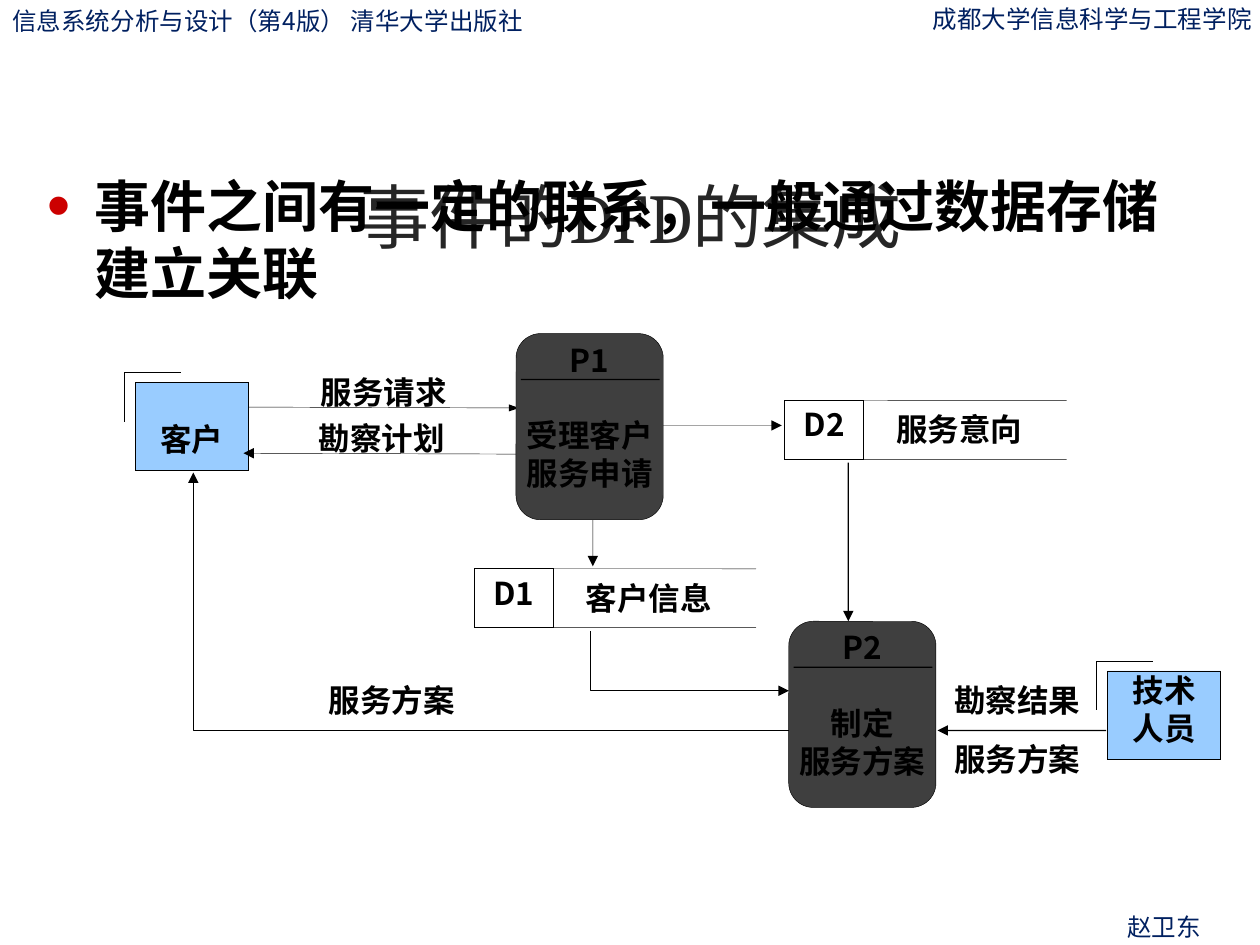
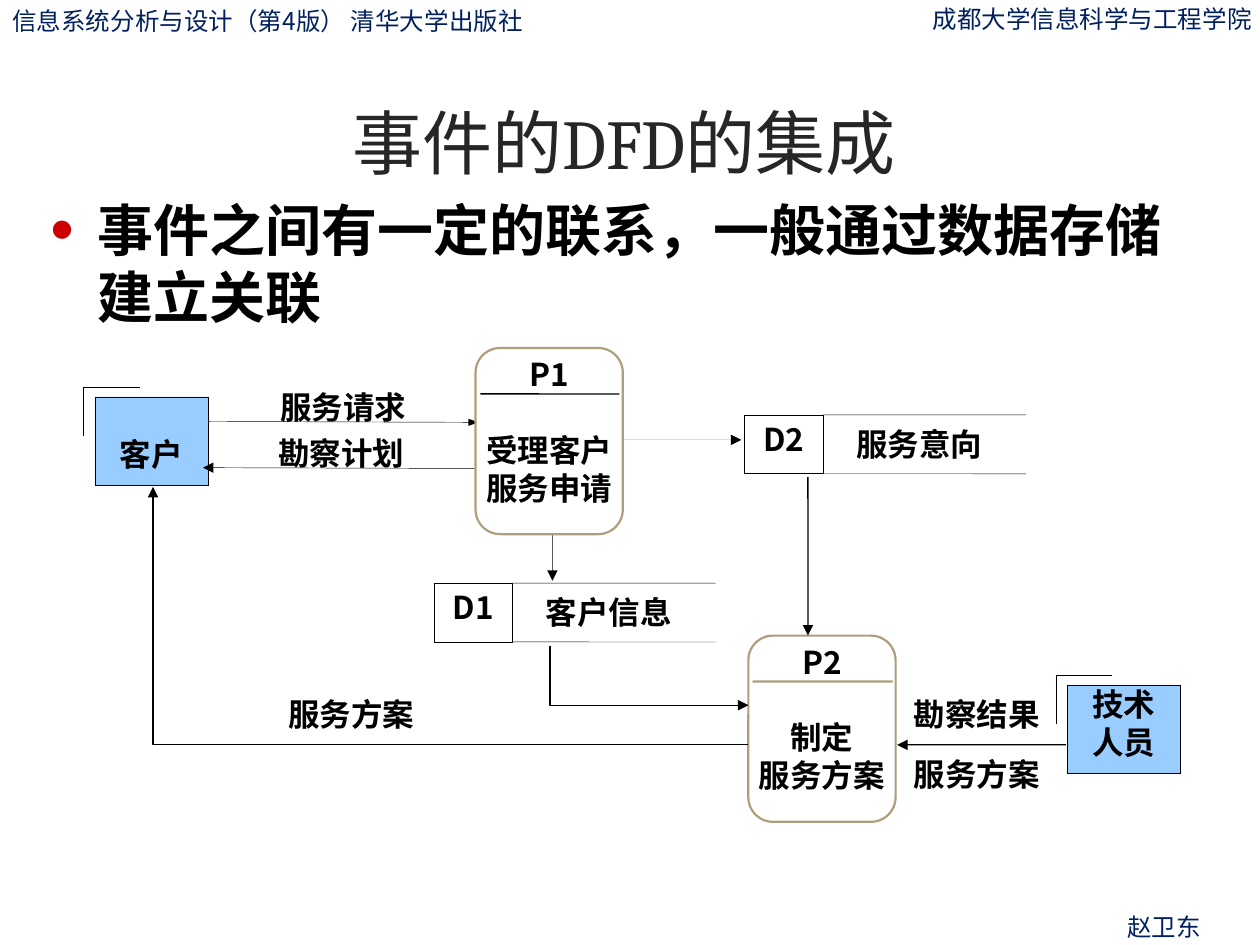
Before and after one commit to ylfagh/is_analysis-1, a slide deck: slide 48 of ppt/第6章-流程建模.pptx. Drawn at 1260x945 pixels with LibreOffice and Linux fonts; fonts in the diff are those of the drawing; background and template pictures are left out. Boxes give left, top, right and bottom in pixels: in the first picture for what was removed or moved away, otherwise in the second. Text is boxed around its words. In the diff, an @@ line names an element or a change of style, - is before the commit and + after.

```diff
--- a/ppt/第6章-流程建模.pptx
+++ b/ppt/第6章-流程建模.pptx
@@ title "事件的DFD的集成" rewrapped from bbox=[359, 179, 902, 249] to bbox=[353, 110, 896, 175] @@
@@ text "事件之间有一定的联系，一般通过数据存储建立关联": place and size @@
-text "事件之间有一定的联系，一般通过数据存储建立关联" at bbox=[94, 179, 1158, 300]
+text "事件之间有一定的联系，一般通过数据存储建立关联" at bbox=[98, 203, 1162, 324]
@@ rounded rectangle "P1" at bbox=[475, 348, 622, 534]: fill #3F3F3F to #FFFFFF; outline #000000 0.25 pt to #AE9E7C 1.25 pt @@
@@ rounded rectangle "P2" at bbox=[748, 635, 896, 822]: fill #3F3F3F to #FFFFFF; outline #000000 0.25 pt to #AE9E7C 1.25 pt @@
@@ 11 rectangles, 6 arrows, 6 lines, 4 freeform shapes, 2 rounded rectangles: place and size @@
-11 rectangles, 6 arrows, 6 lines, 4 freeform shapes, 2 rounded rectangles at bbox=[123, 334, 1221, 808]
+11 rectangles, 6 arrows, 6 lines, 4 freeform shapes, 2 rounded rectangles at bbox=[83, 348, 1181, 822]
@@ line (753, 682) - (892, 682): stroke #000000 0.75 pt to #AE9E7C 1.25 pt @@
```
Also in this commit, not shown: 51 other slides changed, 30 slides removed.
